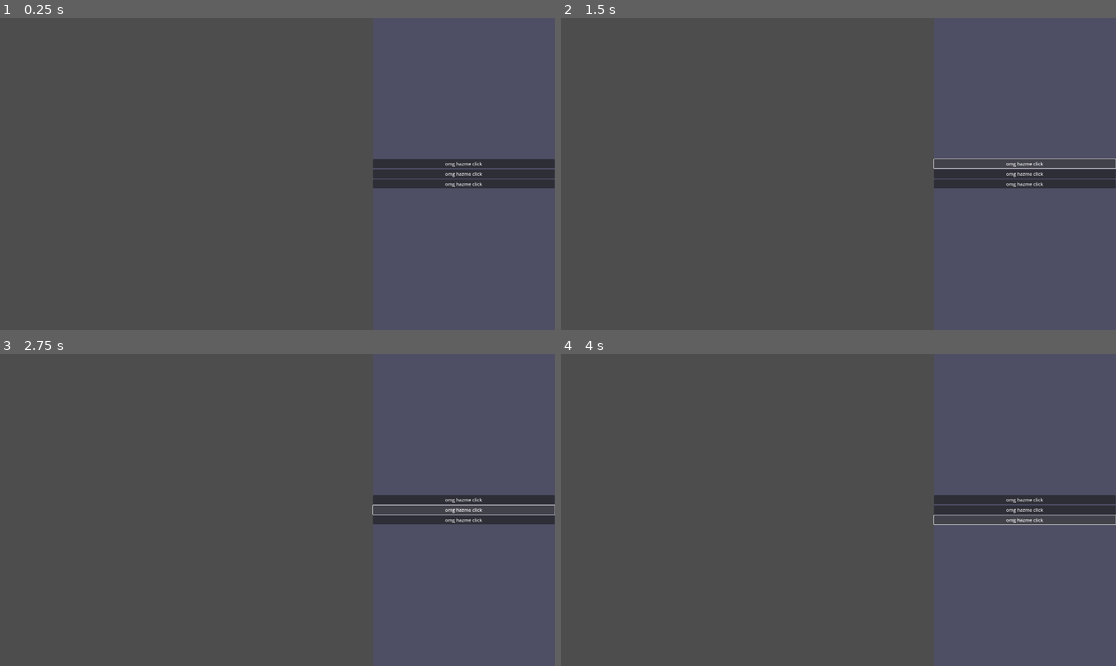
Above: before the commit, frames 1-4 (two rows, left to right).
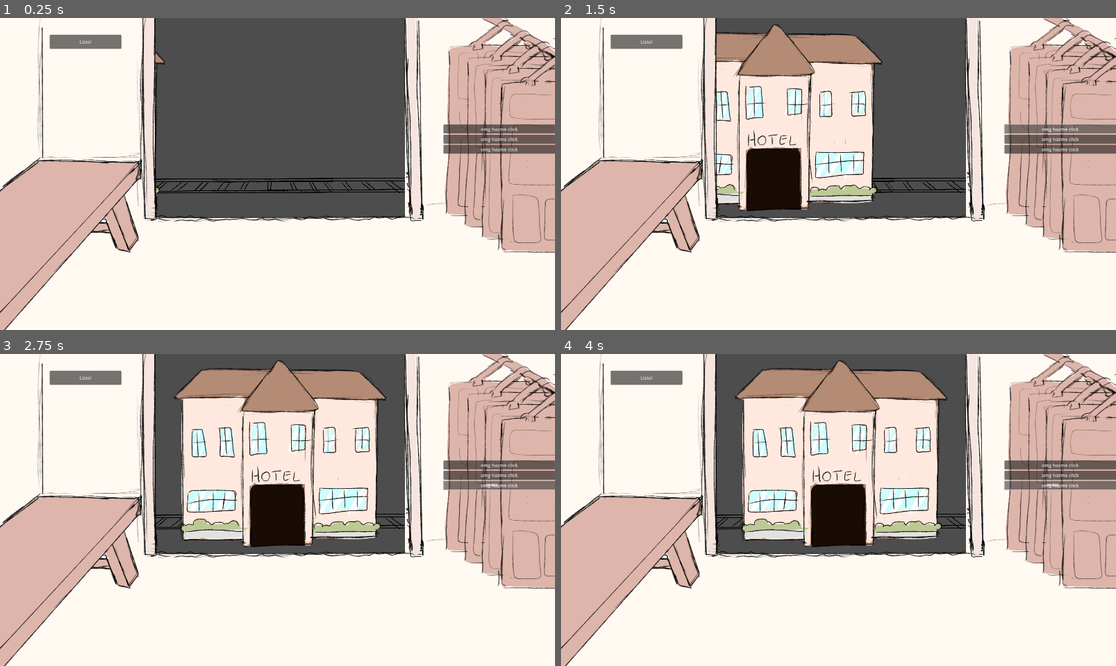
Above: after the commit, the same moments.

Repository: JavierLarre/game-jam-puertas
Game: Godot game, scene res://puertas.tscn
Two runs of this game, one before a commit and one after it. Both use one fixed random seed, a clock stepped at 60 frames per second and the inputs below.
Inputs:
- Up to frame 1 (0.25 s): no input
- Up to frame 2 (1.5 s): click "omg hazme click" at 0.5 s; click "omg hazme click" at 1.25 s
- Up to frame 3 (2.75 s): click "omg hazme click" at 2 s
- Up to frame 4 (4 s): click "omg hazme click" at 2.75 s; click "omg hazme click" at 3.5 s

The runs differ from the first frame. In frame 1, 72% of the frame differs, in the area x 0-100%, y 0-100%; in frame 2, 87%; in frame 3, 90%; in frame 4, 90%.

Commit message:
animacion de edificios añadida

Diff:
--- a/ui.gd
+++ b/ui.gd
@@ -1,18 +1,32 @@
 extends CanvasLayer
 
-@onready var vbox = $ColorRect/Puertas
+@onready var vbox = $Puertas
 @onready var mouse_text = $MouseText
 
 func _ready() -> void:
+	mouse_text.z_index += 1
+	create_buttons()
+	play_hotel_animation()
+	$DoneButton.pressed.connect(play_leave_hotel_animation)
+
+func create_buttons() -> void:
 	for i in range(3):
 		var button = create_button()
 		vbox.add_child(button)
-
-func button_pressed() -> void:
-	mouse_text.visible = not mouse_text.visible
 
 func create_button() -> Button:
 	var button = Button.new()
 	button.text = "omg hazme click"
 	button.pressed.connect(button_pressed)
 	return button
+
+func button_pressed() -> void:
+	mouse_text.visible = not mouse_text.visible
+
+func play_hotel_animation() -> void:
+	var hotelAnimation = $BuildingsView/Hotel/BuildingAnimation
+	hotelAnimation.play("Arriving")
+
+func play_leave_hotel_animation() -> void:
+	var hotelAnimation = $BuildingsView/Hotel/BuildingAnimation
+	hotelAnimation.play("Leaving")
--- a/ui.tscn
+++ b/ui.tscn
@@ -1,7 +1,100 @@
-[gd_scene load_steps=3 format=3 uid="uid://cokm12bxydbix"]
+[gd_scene load_steps=10 format=3 uid="uid://cokm12bxydbix"]
 
 [ext_resource type="Script" uid="uid://beuddtkpfkmm6" path="res://ui.gd" id="1_fyqef"]
 [ext_resource type="Script" uid="uid://3tvkcd3vjixa" path="res://mouse_text.gd" id="2_m6e0p"]
+[ext_resource type="Texture2D" uid="uid://bw8sv605fenc8" path="res://assets/carpinteria.png" id="3_27fn8"]
+[ext_resource type="Texture2D" uid="uid://c3bxk0e6iioru" path="res://assets/hotel.png" id="4_ibotj"]
+[ext_resource type="Texture2D" uid="uid://stjw6xpir7sj" path="res://assets/linea_de_tren.png" id="5_n5ude"]
+
+[sub_resource type="Animation" id="Animation_y4yjw"]
+length = 0.001
+tracks/0/type = "value"
+tracks/0/imported = false
+tracks/0/enabled = true
+tracks/0/path = NodePath("../Hotel:position")
+tracks/0/interp = 1
+tracks/0/loop_wrap = true
+tracks/0/keys = {
+"times": PackedFloat32Array(0),
+"transitions": PackedFloat32Array(1),
+"update": 0,
+"values": [Vector2(-891, 0)]
+}
+tracks/1/type = "value"
+tracks/1/imported = false
+tracks/1/enabled = true
+tracks/1/path = NodePath("../Hotel:rotation")
+tracks/1/interp = 1
+tracks/1/loop_wrap = true
+tracks/1/keys = {
+"times": PackedFloat32Array(0),
+"transitions": PackedFloat32Array(1),
+"update": 0,
+"values": [0.0]
+}
+
+[sub_resource type="Animation" id="Animation_waa4j"]
+resource_name = "Arriving"
+length = 2.0
+tracks/0/type = "value"
+tracks/0/imported = false
+tracks/0/enabled = true
+tracks/0/path = NodePath("../Hotel:position")
+tracks/0/interp = 1
+tracks/0/loop_wrap = true
+tracks/0/keys = {
+"times": PackedFloat32Array(0, 2),
+"transitions": PackedFloat32Array(1, 1),
+"update": 0,
+"values": [Vector2(-866, 0), Vector2(0, 0)]
+}
+tracks/1/type = "value"
+tracks/1/imported = false
+tracks/1/enabled = false
+tracks/1/path = NodePath("../Hotel:rotation")
+tracks/1/interp = 1
+tracks/1/loop_wrap = true
+tracks/1/keys = {
+"times": PackedFloat32Array(0, 1, 4),
+"transitions": PackedFloat32Array(1, 1, 1),
+"update": 0,
+"values": [0.0, 0.0, 0.0]
+}
+
+[sub_resource type="Animation" id="Animation_ok7cu"]
+resource_name = "Leaving"
+length = 2.0
+tracks/0/type = "value"
+tracks/0/imported = false
+tracks/0/enabled = true
+tracks/0/path = NodePath("../Hotel:position")
+tracks/0/interp = 1
+tracks/0/loop_wrap = true
+tracks/0/keys = {
+"times": PackedFloat32Array(0, 2),
+"transitions": PackedFloat32Array(1, 1),
+"update": 0,
+"values": [Vector2(0, 0), Vector2(864, 0)]
+}
+tracks/1/type = "value"
+tracks/1/imported = false
+tracks/1/enabled = false
+tracks/1/path = NodePath("../Hotel:rotation")
+tracks/1/interp = 1
+tracks/1/loop_wrap = true
+tracks/1/keys = {
+"times": PackedFloat32Array(0),
+"transitions": PackedFloat32Array(1),
+"update": 0,
+"values": [0.0]
+}
+
+[sub_resource type="AnimationLibrary" id="AnimationLibrary_irxef"]
+_data = {
+&"Arriving": SubResource("Animation_waa4j"),
+&"Leaving": SubResource("Animation_ok7cu"),
+&"RESET": SubResource("Animation_y4yjw")
+}
 
 [node name="UI" type="CanvasLayer"]
 script = ExtResource("1_fyqef")
@@ -12,28 +105,73 @@
 script = ExtResource("2_m6e0p")
 metadata/_custom_type_script = "uid://3tvkcd3vjixa"
 
-[node name="ColorRect" type="ColorRect" parent="."]
-anchors_preset = -1
-anchor_left = 0.672
-anchor_right = 1.0
-anchor_bottom = 1.0
-offset_left = -6.10352e-05
-grow_horizontal = 0
-grow_vertical = 2
-size_flags_vertical = 3
-color = Color(0.309804, 0.309804, 0.466667, 0.552941)
-
-[node name="Puertas" type="VBoxContainer" parent="ColorRect"]
-layout_mode = 1
+[node name="Carpinteria" type="TextureRect" parent="."]
 anchors_preset = 15
 anchor_right = 1.0
 anchor_bottom = 1.0
 grow_horizontal = 2
 grow_vertical = 2
+texture = ExtResource("3_27fn8")
+expand_mode = 1
+
+[node name="Puertas" type="VBoxContainer" parent="."]
+anchors_preset = -1
+anchor_left = 0.822
+anchor_right = 1.0
+anchor_bottom = 1.0
+offset_left = -44.24
+offset_bottom = -240.0
+grow_horizontal = 2
+grow_vertical = 2
 alignment = 1
 
-[node name="VBoxContainer2" type="VBoxContainer" parent="."]
-anchors_preset = 9
+[node name="BuildingsView" type="Control" parent="."]
+z_index = -1
+layout_mode = 3
+anchor_left = 0.28
+anchor_right = 0.73
+anchor_bottom = 0.619
+offset_left = 0.400024
+offset_right = 0.399902
+offset_bottom = 20.48
+
+[node name="Hotel" type="TextureRect" parent="BuildingsView"]
+layout_mode = 1
+anchors_preset = 15
+anchor_right = 1.0
 anchor_bottom = 1.0
+offset_left = -891.0
+offset_right = -891.0
+grow_horizontal = 2
 grow_vertical = 2
-size_flags_vertical = 3
+texture = ExtResource("4_ibotj")
+expand_mode = 1
+stretch_mode = 5
+
+[node name="BuildingAnimation" type="AnimationPlayer" parent="BuildingsView/Hotel"]
+root_node = NodePath("../../LineaDeTren")
+libraries = {
+&"": SubResource("AnimationLibrary_irxef")
+}
+
+[node name="LineaDeTren" type="TextureRect" parent="BuildingsView"]
+z_index = -1
+layout_mode = 1
+anchors_preset = 15
+anchor_right = 1.0
+anchor_bottom = 1.0
+offset_left = -66.0
+offset_top = 239.0
+offset_bottom = 239.0
+grow_horizontal = 2
+grow_vertical = 2
+texture = ExtResource("5_n5ude")
+expand_mode = 1
+stretch_mode = 5
+
+[node name="DoneButton" type="Button" parent="."]
+offset_left = 172.0
+offset_top = 58.0
+offset_right = 420.0
+offset_bottom = 107.0
+text = "Listo!"
Binary file added: assets/carpinteria.png
Not shown, added: assets/carpinteria.png.import
Binary file added: assets/hotel.png
Not shown, added: assets/hotel.png.import
Binary file added: assets/linea_de_tren.png
Not shown, added: assets/linea_de_tren.png.import
